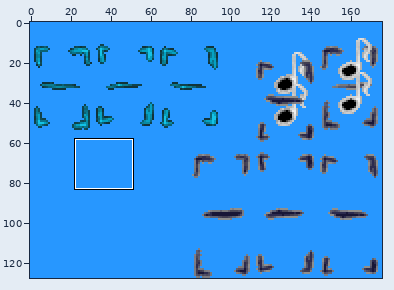
One commit to this sprite sheet: gfx/cursor.png. The first picture is a wide view before the edit; the outline marks the close-up.
Close-up. As it was:
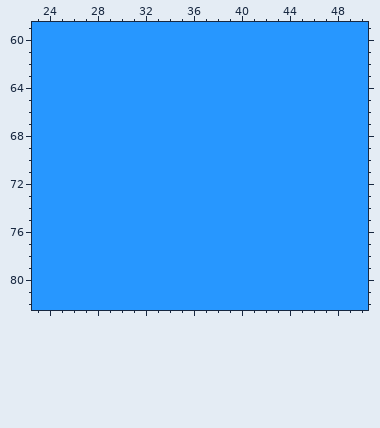
The file is 176x128 pixels. Colours within 5 levels of each other are drawn and written as one. Shown: x 23..50, y 59..82.
New version:
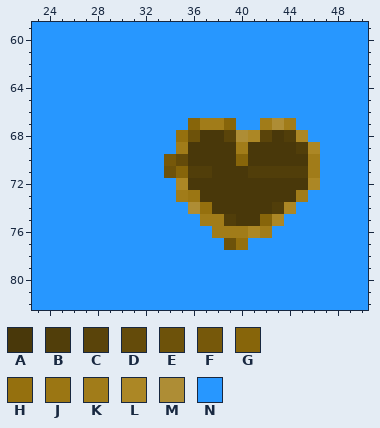
Palette (. is transparent): A #49380a  B #513e0a  C #5a440a  D #644b0a  E #6d520a  F #76580a  G #87650a  H #95700e  J #9b7613  K #a17c19  L #ac8725  M #ae8d35  N #2797ff
The exact change:
Colour N gives way to colour A in row 68 at x 37 to 38 and 43; in row 69 at x 36 to 39 and 41 to 44; in row 70 at x 36 to 39 and 41 to 45; in row 71 at x 38 to 40; in row 72 at x 36 to 45; in row 73 at x 37 to 44.
Colour N gives way to colour A in row 74 at x 38 to 42; in row 75 at x 40 to 41.
Colour N gives way to colour B in row 68 at x 44; in row 69 at x 45; in row 71 at x 36 to 37 and 41 to 45; in row 74 at x 43; in row 75 at x 39.
Colour N gives way to colour C in row 68 at x 39 and 42.
Colour N gives way to colour D in row 70 at x 35.
Colour N gives way to colour E in row 68 at x 36; in row 71 at x 34; in row 77 at x 39.
Colour N gives way to colour F in row 70 at x 34.
Colour N gives way to colour G in row 67 at x 36 and 39; in row 70 at x 40; in row 71 at x 35; in row 75 at x 42.
Colour N gives way to colour H in row 68 at x 35; in row 74 at x 37; in row 77 at x 40.
Colour N gives way to colour J in row 73 at x 36.
Colour N gives way to colour K in row 67 at x 37 to 38, 42 and 44; in row 69 at x 35 and 40; in rows 70 to 71 at x 46; in row 73 at x 35 and 45; in row 75 at x 37 to 38; in row 76 at x 38 to 40 and 42.
Colour N gives way to colour L in row 68 at x 41 and 45; in row 69 at x 46; in row 72 at x 35 and 46; in row 74 at x 44; in row 75 at x 43; in row 76 at x 41.
Colour N gives way to colour M in row 67 at x 43; in row 68 at x 40; in row 74 at x 36.
Boxes around the changes in both close-ups, in picture pixels (x1, y1, x2, y2):
changed: (164, 118, 320, 250)
